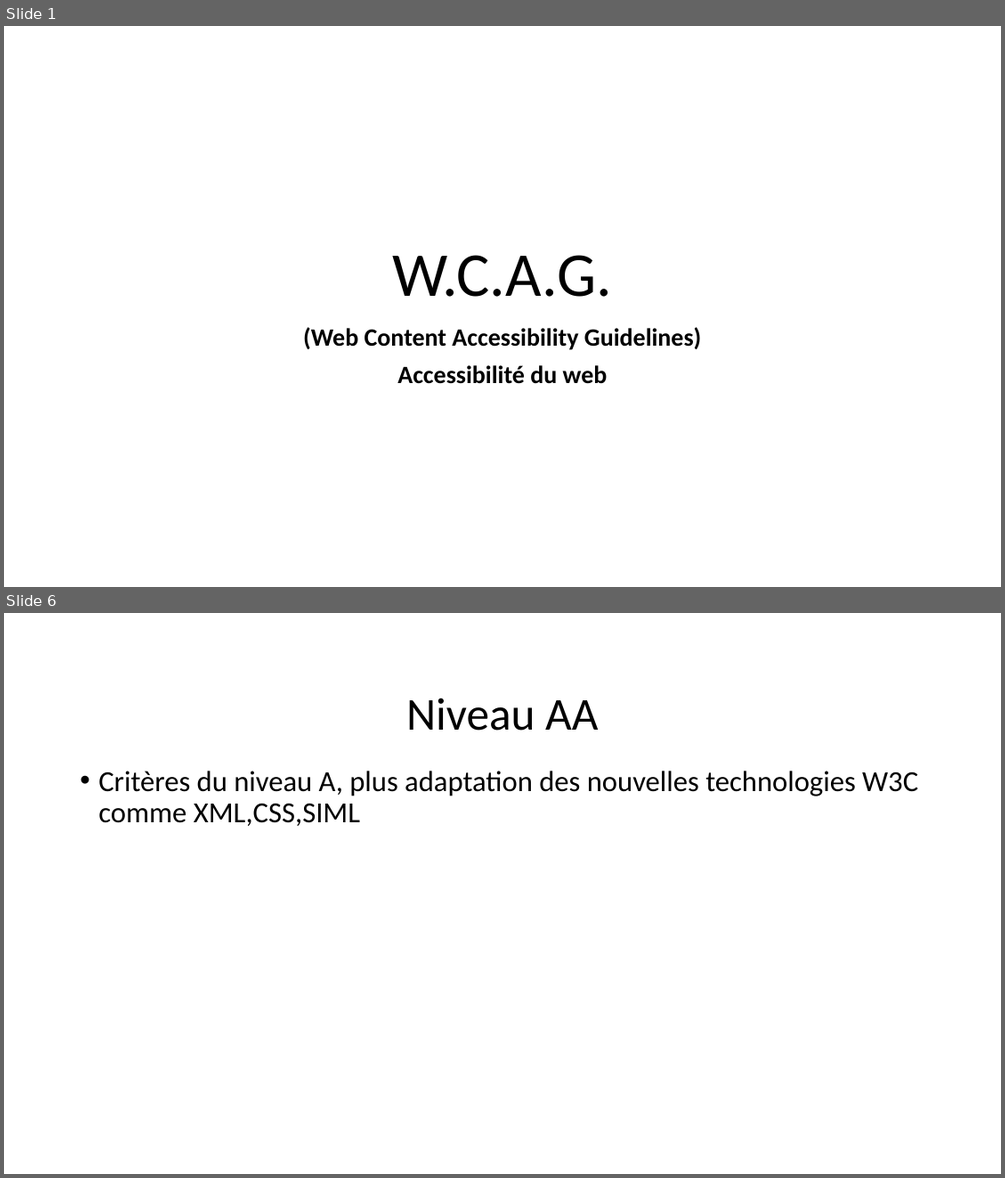
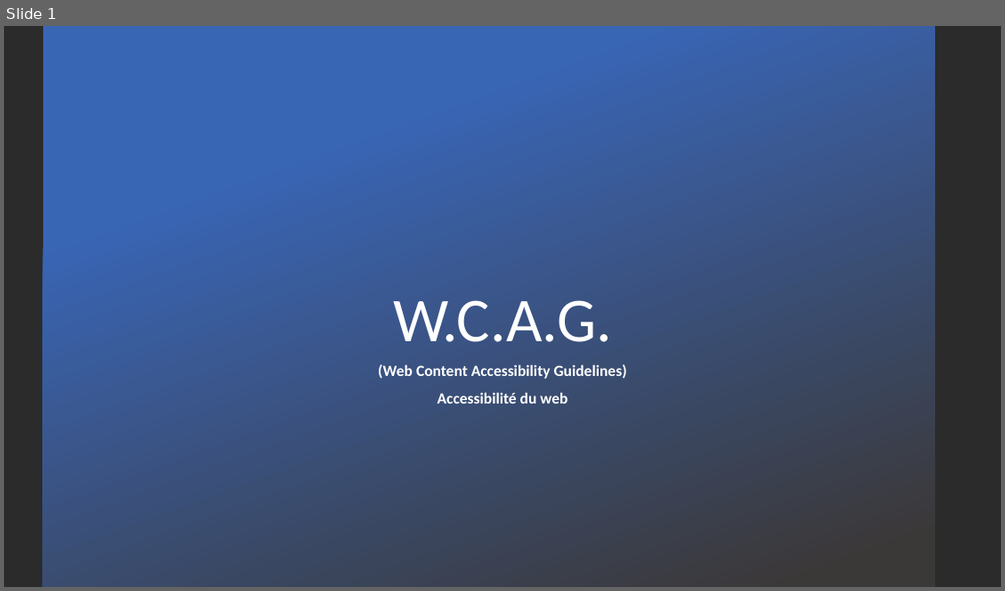
Before and after one commit to zacouse/GestionStages, a slide deck: PrésentationDéfi/WACG.pptx. Shown one above the other, each under a label of ours: slides 1 and 6 before the commit, slide 1 after it; the slides between them are not shown. The pictures are 1005x1178 and 1005x591 pixels, drawn with LibreOffice and Linux fonts; fonts in the diff are those of the drawing; background and template pictures are left out; a plain dark background stands for a picture behind light text. Boxes give left, top, right and bottom in pixels: in the first picture for what was removed or moved away, otherwise in the second. Text is boxed around its words. In the diff, an @@ line names an element or a change of style, - is before the commit and + after.

```diff
--- a/PrésentationDéfi/WACG.pptx
+++ b/PrésentationDéfi/WACG.pptx
@@ slide 6 removed at [4, 613, 1001, 1174], background #FFFFFF @@
@@ title removed at [406, 698, 598, 730] @@
-Niveau AA
@@ text removed at [98, 771, 918, 826] @@
-• Critères du niveau A, plus adaptation des nouvelles technologies W3C comme XML,CSS,SIML
@@ slide 1 changed as well @@
@@ background #FFFFFF to picture (left out) @@
@@ rectangle added at [43, 26, 935, 587], fill gradient #3965B5 to #3B3838 @@
@@ title "W.C.A.G.": place and size @@
-title "W.C.A.G." at [393, 255, 612, 297]
+title "W.C.A.G." at [393, 300, 612, 342]
@@ title "W.C.A.G." at [393, 300, 612, 342]: text colour #000000 to #FFFFFF @@
@@ subtitle "(Web Content Accessibility Guidelines)": place and size @@
-subtitle "(Web Content Accessibility Guidelines)" at [303, 327, 702, 384]
+subtitle "(Web Content Accessibility Guidelines)" at [378, 364, 627, 403]
@@ subtitle "(Web Content Accessibility Guidelines)" at [378, 364, 627, 403]: size 24 to 15 pt, text colour #000000 to #FFFFFF @@
```
Also in this commit, not shown: 9 slides added, 4 other slides removed.
